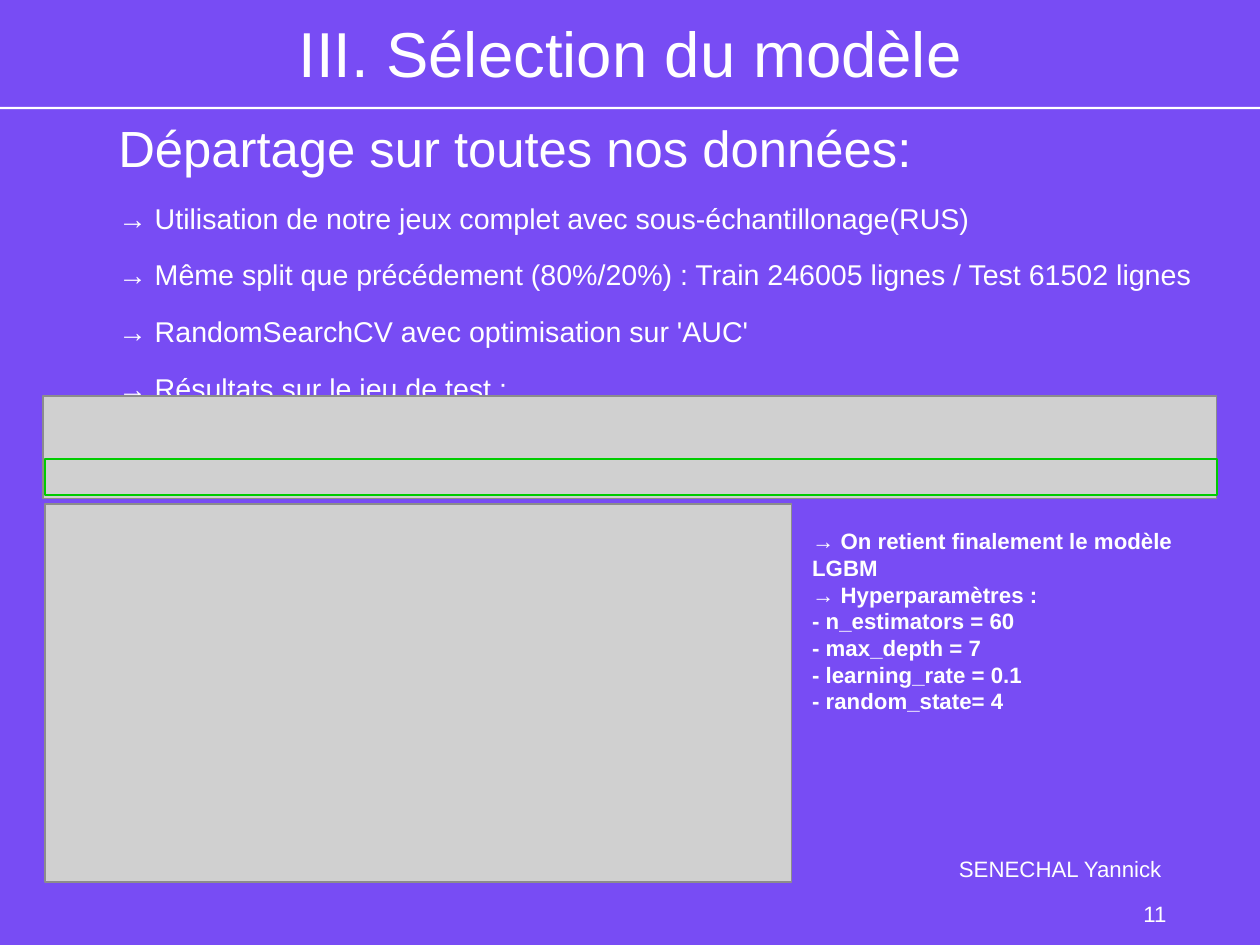
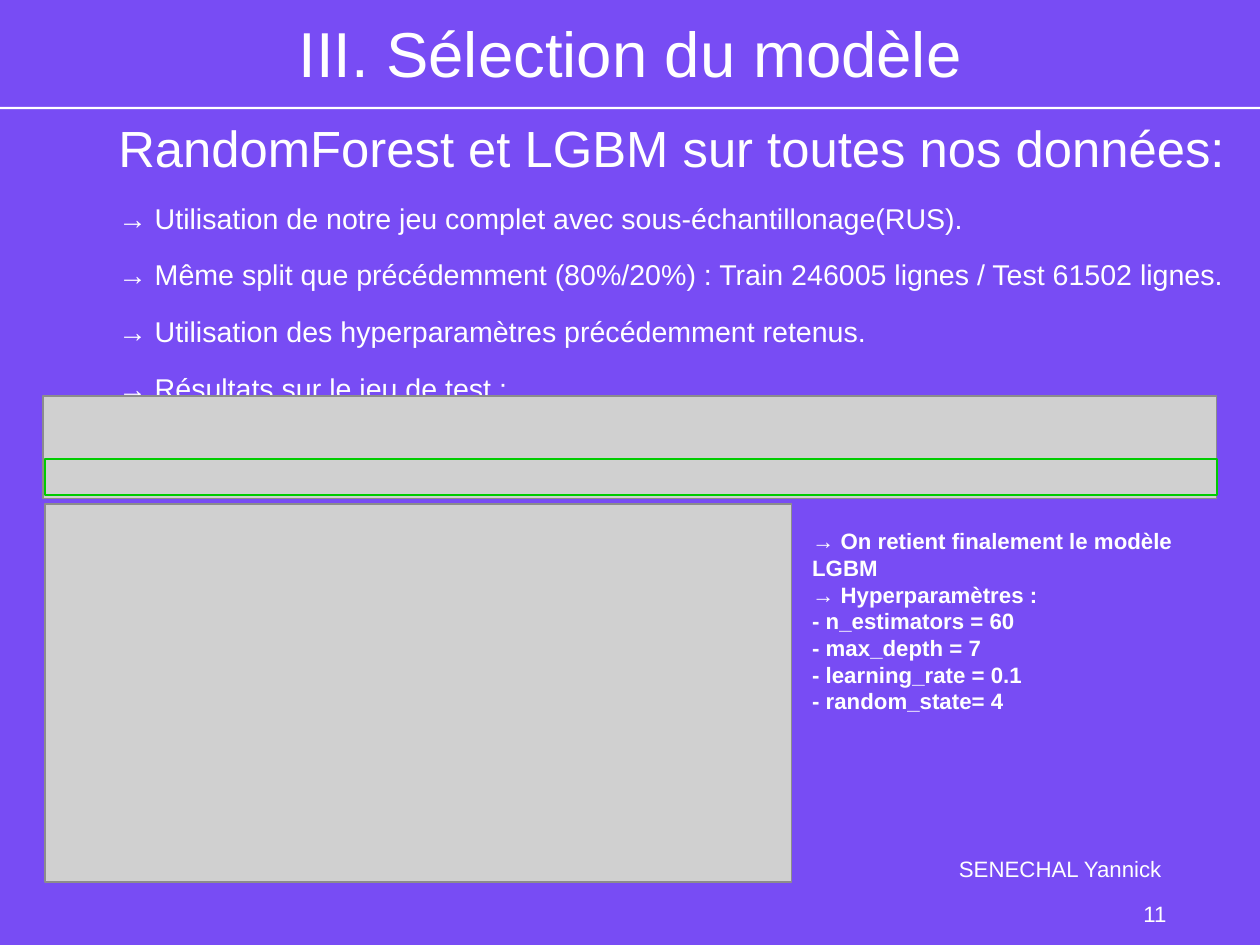
Before and after one commit to YannickSenechal29/OC_DS_Projet_7_SENECHAL_Yannick, a slide deck: slide 11 of P7_03_Support.odp. Drawn at 1260x945 pixels with LibreOffice and Linux fonts; fonts in the diff are those of the drawing; grey boxes stand for pictures; background and template pictures are left out. Boxes give left, top, right and bottom in pixels: in the first picture for what was removed or moved away, otherwise in the second. Text is boxed around its words. In the diff, an @@ line names an element or a change of style, - is before the commit and + after.

```diff
--- a/P7_03_Support.odp
+++ b/P7_03_Support.odp
@@ text at bbox=[118, 129, 1225, 348]: text changed @@
-Départage sur toutes nos données:
-→ Utilisation de notre jeux complet avec sous-échantillonage(RUS)
-→ Même split que précédement (80%/20%) : Train 246005 lignes / Test 61502 lignes
-→ RandomSearchCV avec optimisation sur 'AUC'
+RandomForest et LGBM sur toutes nos données:
+→ Utilisation de notre jeu complet avec sous-échantillonage(RUS).
+→ Même split que précédemment (80%/20%) : Train 246005 lignes / Test 61502 lignes.
+→ Utilisation des hyperparamètres précédemment retenus.
```
Also in this commit, not shown: 10 other slides changed, 7 other files.
